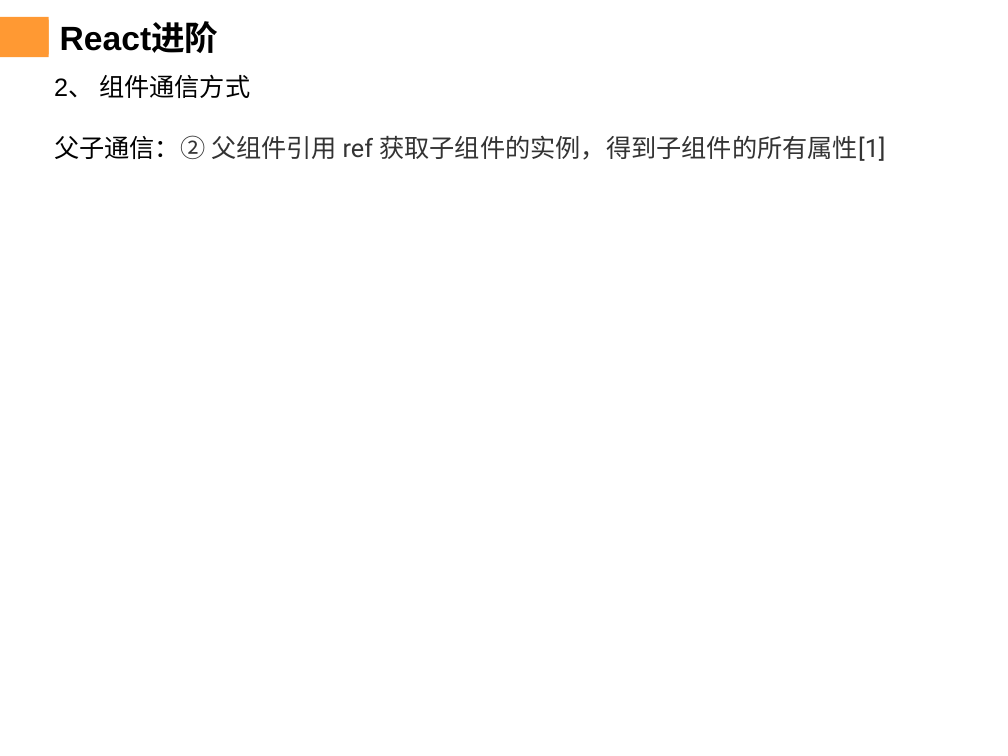
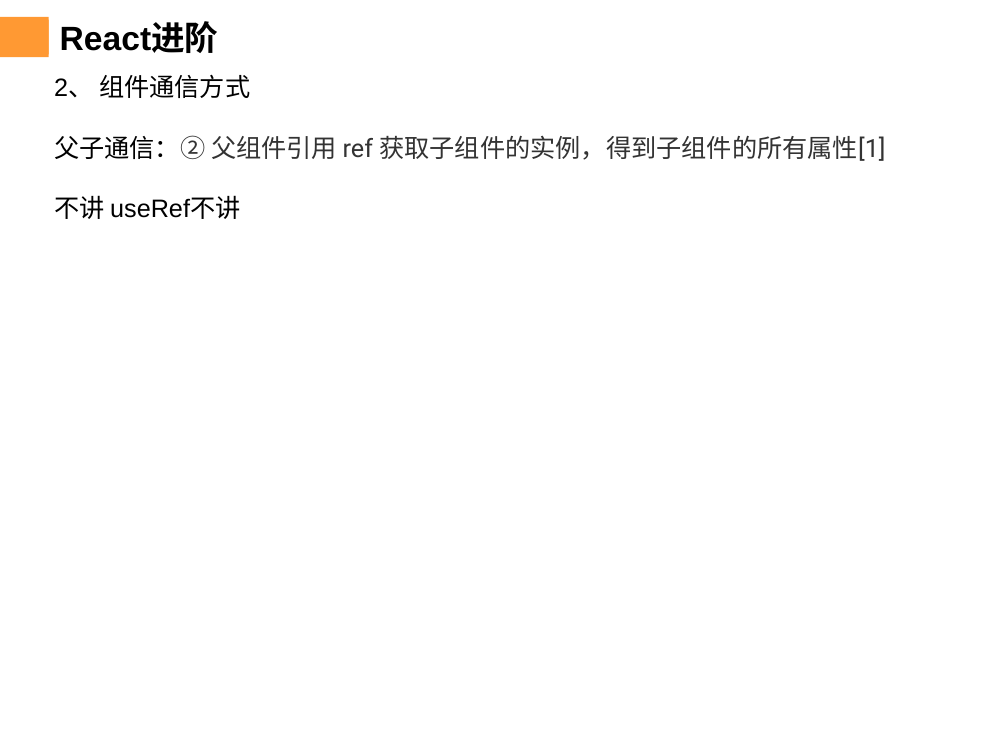
Before and after one commit to chenqiuli/JY_Peixun_1, a slide deck: slide 29 of PPT内容.pptx (slide 28 before the commit). Drawn at 1008x756 pixels with LibreOffice and Linux fonts; fonts in the diff are those of the drawing; background and template pictures are left out. Boxes give left, top, right and bottom in pixels: in the first picture for what was removed or moved away, otherwise in the second. Text is boxed around its words. In the diff, an @@ line names an element or a change of style, - is before the commit and + after.

```diff
--- a/PPT内容.pptx
+++ b/PPT内容.pptx
@@ text at (54, 195, 240, 219): paragraph added @@
+不讲 useRef不讲
```
Also in this commit, not shown: 7 other slides changed, 2 slides added, 1 slide removed, 5 other files.
